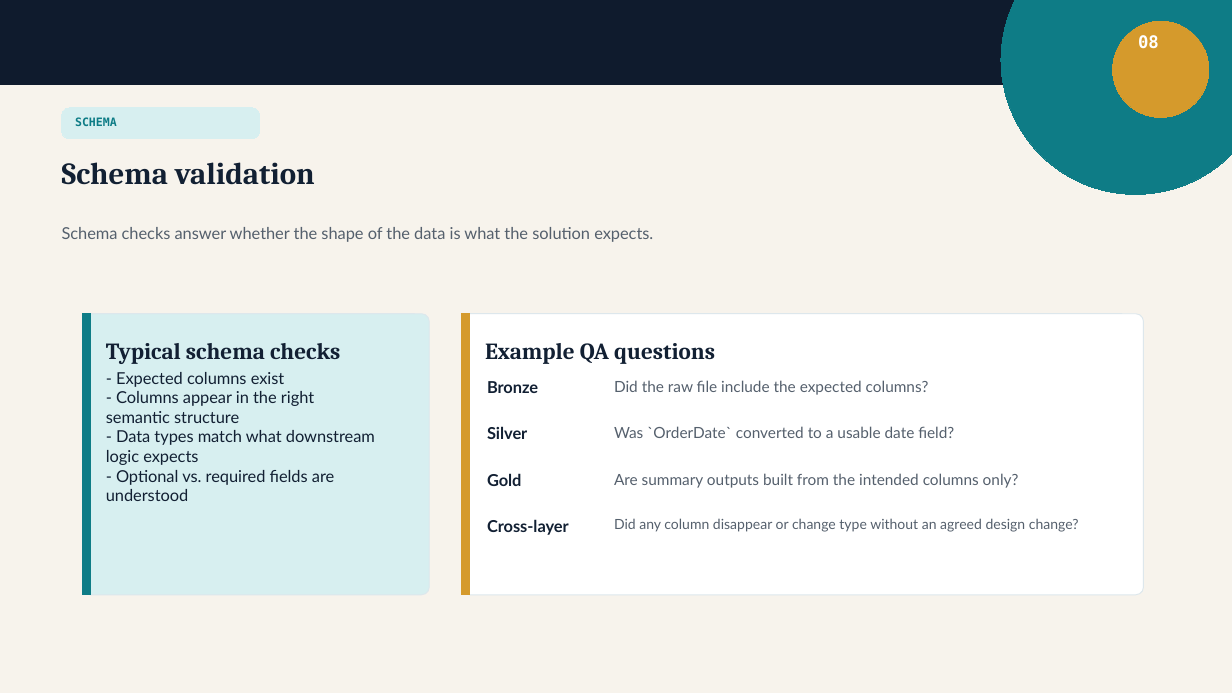
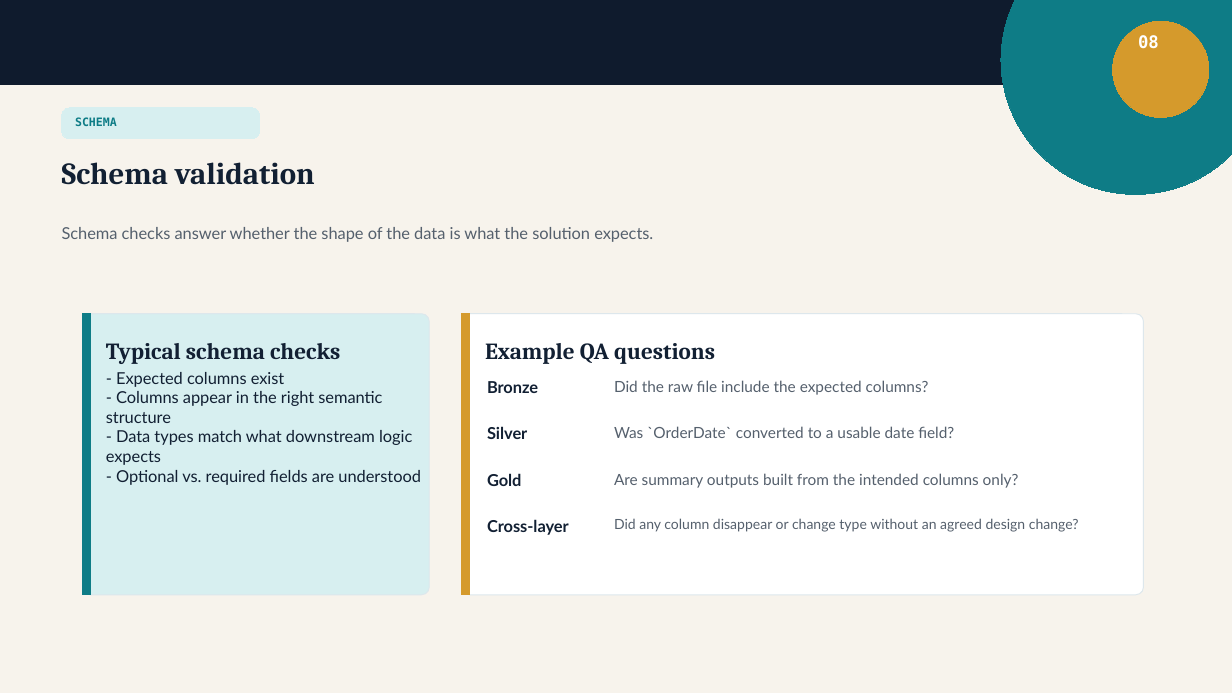
Before and after one commit to krish1711/MS-Fabric-QA-Training, a slide deck: slide 8 of Module 2/module-02-day-2-data-validation-quality-testing.pptx. Drawn at 1232x693 pixels with LibreOffice and Linux fonts; fonts in the diff are those of the drawing. Boxes give left, top, right and bottom in pixels: in the first picture for what was removed or moved away, otherwise in the second. Text is boxed around its words. In the diff, an @@ line names an element or a change of style, - is before the commit and + after.

```diff
--- a/Module 2/module-02-day-2-data-validation-quality-testing.pptx
+++ b/Module 2/module-02-day-2-data-validation-quality-testing.pptx
@@ text "- Expected columns exist" rewrapped from box(106, 372, 375, 501) to box(106, 372, 421, 485) @@
```
Also in this commit, not shown: 3 other slides changed, 5 other files.
